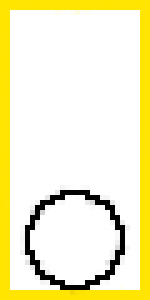
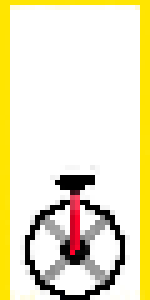
Layers edited between the first and the second 150 × 300 image:
renamed "Wheel" to "Unicycle", painted on it over [20, 165, 130, 300]
painted on "Collision" over [10, 0, 145, 300]
